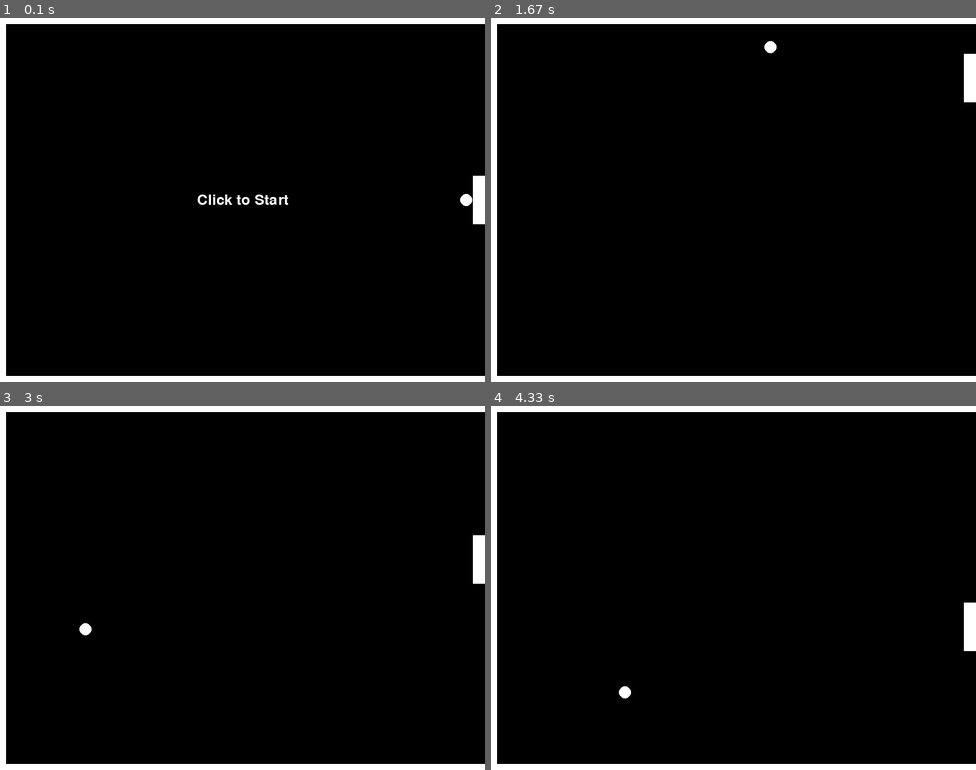
Above: before the commit, frames 1-4 (two rows, left to right).
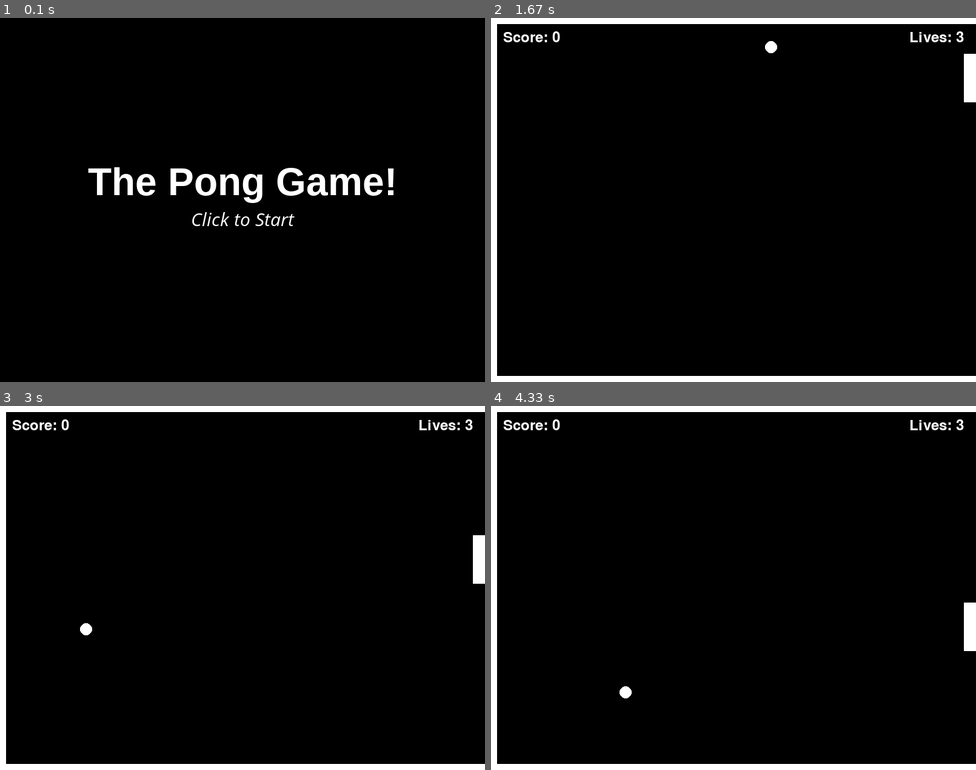
Above: after the commit, the same moments.

Repository: mgmytrasiewicz/pygame-pong-v2
Game: pygame game, started from main.py
Two runs of this game, one before a commit and one after it. Both use one fixed random seed, a clock stepped at 60 frames per second and the inputs below.
Inputs (mouse positions are in pixels of both pictures, inside the frame that each line leads up to):
- Up to frame 1 (0.1 s): no input
- Up to frame 2 (1.67 s): click (733, 200) at 0.38 s; click (617, 203) at 0.72 s; click (806, 72) at 1.05 s; click (743, 76) at 1.38 s
- Up to frame 3 (3 s): click (247, 624) at 1.72 s; click (368, 646) at 2.05 s; click (368, 555) at 2.38 s; click (417, 558) at 2.72 s
- Up to frame 4 (4.33 s): click (903, 660) at 3.05 s; click (752, 573) at 3.38 s; click (626, 522) at 3.72 s; click (864, 628) at 4.05 s

The runs differ from the first frame. In frame 1, 7.4% of the frame differs, in the area x 0-100%, y 0-100%; in frame 2, 0.3%; in frame 3, 0.3%; in frame 4, 0.3%.

Commit message:
feature/score-and-lives-added

Diff:
--- a/config.py
+++ b/config.py
@@ -1,17 +1,17 @@
-# Screen
+# ==== SCREEN SETTINGS ====
 SCREEN_WIDTH, SCREEN_HEIGHT = 800, 600
 BORDER = 10
 FPS = 60
 
-# Colors
+# ==== COLORS ====
 WHITE = (255, 255, 255)
 BLACK = (0, 0, 0)
 
-# Ball
+# ==== BALL SETTINGS ====
 BALL_RADIUS = 10
 BALL_SPEED_X = 4
 BALL_SPEED_Y = 4
 BALL_OFFSET = 1  # Distance from paddle when stationary
 
-# Paddle
+# ==== PADDLE SETTINGS ====
 PADDLE_WIDTH, PADDLE_HEIGHT = 20, 80
--- a/core/ball.py
+++ b/core/ball.py
@@ -1,9 +1,13 @@
 import pygame
-from config import BALL_RADIUS, BALL_OFFSET, SCREEN_WIDTH, SCREEN_HEIGHT, BORDER, PADDLE_HEIGHT
-from core import paddle
+import config
 
 # Ball class definition
 class Ball:
+    """
+    Represents the ball in the Pong game.
+    Manages position, movement, collision logic with paddle/walls,
+    and plays corresponding sound effects.
+    """
 
     def __init__(self, x, y, vx, vy, surface):
         self.x = x
@@ -18,17 +22,17 @@
         self.sound_miss = pygame.mixer.Sound("assets/sounds/game-over.wav")
 
     def draw(self, color):
-        pygame.draw.circle(self.surface, color, (self.x, self.y), BALL_RADIUS)
+        pygame.draw.circle(self.surface, color, (self.x, self.y), config.BALL_RADIUS)
 
     @property
     def rect(self):
-        return pygame.Rect(self.x - BALL_RADIUS, self.y - BALL_RADIUS, BALL_RADIUS * 2, BALL_RADIUS * 2)
+        return pygame.Rect(self.x - config.BALL_RADIUS, self.y - config.BALL_RADIUS, config.BALL_RADIUS * 2, config.BALL_RADIUS * 2)
 
     def reset(self, paddle):
         # Reset ball to front of paddle and stop movement.
         self.moving = False
-        self.y = paddle.y + PADDLE_HEIGHT // 2
-        self.x = paddle.x - BALL_RADIUS - BALL_OFFSET
+        self.y = paddle.y + config.PADDLE_HEIGHT // 2
+        self.x = paddle.x - config.BALL_RADIUS - config.BALL_OFFSET
 
     def update(self, paddle):
         if not self.moving:
@@ -36,24 +40,36 @@
             self.reset(paddle)
             return
 
-        if self.x > SCREEN_WIDTH:
-            self.reset(paddle)
-            self.sound_miss.play()
-            return
-
+        # Calculate new position
         newx = self.x + self.vx
         newy = self.y + self.vy
 
+        # Construct future rect for accurate collision detection
+        future_rect = pygame.Rect(
+            newx - config.BALL_RADIUS,
+            newy - config.BALL_RADIUS,
+            config.BALL_RADIUS * 2,
+            config.BALL_RADIUS * 2
+        )
+
+        # Check for collision with the paddle
+        if future_rect.colliderect(paddle.rect):
+            self.vx = -self.vx  # Bounce off the paddle
+            self.sound_paddle.play()
+            return "BOUNCE"
+
         # Check for collisions with the walls
-        if newx - BALL_RADIUS < BORDER:
+        elif newx - config.BALL_RADIUS < config.BORDER:
             self.vx = -self.vx
             self.sound_wall.play()
-        elif newy - BALL_RADIUS < BORDER or newy + BALL_RADIUS > SCREEN_HEIGHT - BORDER:
+        elif newy - config.BALL_RADIUS < config.BORDER or newy + config.BALL_RADIUS > config.SCREEN_HEIGHT - config.BORDER:
             self.vy = -self.vy
             self.sound_wall.play()
-        elif self.rect.colliderect(paddle.rect):
-            self.vx = -self.vx  # Bounce off the paddle
-            self.sound_paddle.play()
+
+        elif self.x - config.BALL_RADIUS > config.SCREEN_WIDTH:
+            self.reset(paddle)
+            self.sound_miss.play()
+            return "MISS"
 
         self.x += self.vx
         self.y += self.vy
--- a/core/game.py
+++ b/core/game.py
@@ -1,43 +1,119 @@
 import pygame
-from config import SCREEN_WIDTH, SCREEN_HEIGHT, BORDER, BALL_SPEED_X, BALL_SPEED_Y, BALL_RADIUS, PADDLE_WIDTH, PADDLE_HEIGHT, WHITE, BLACK
+import config
 from core.ball import Ball
 from core.paddle import Paddle
 
 # Game class definition
 class Game:
+    """
+    Main controller for the Pong game. Handles game states (welcome, playing),
+    input events, object updates, rendering, score, and lives.
+    """
 
     def __init__(self, surface):
         self.surface = surface
-        self.ball = Ball(SCREEN_WIDTH - BALL_RADIUS - PADDLE_WIDTH, SCREEN_HEIGHT // 2, -BALL_SPEED_X, -BALL_SPEED_Y, surface)
-        self.paddle = Paddle(SCREEN_HEIGHT // 2 - PADDLE_HEIGHT // 2, surface)
+        self.ball = Ball(config.SCREEN_WIDTH - config.BALL_RADIUS - config.PADDLE_WIDTH, config.SCREEN_HEIGHT // 2, -config.BALL_SPEED_X, -config.BALL_SPEED_Y, surface)
+        self.paddle = Paddle(config.SCREEN_HEIGHT // 2 - config.PADDLE_HEIGHT // 2, surface)
+        self.font = pygame.font.SysFont(None, 36)
+        self.state = "WELCOME"  # <- Start at welcome screen
+        self.score = 0
+        self.lives = 3
 
     def _draw_borders(self):
-        pygame.draw.rect(self.surface, WHITE, pygame.Rect(0, 0, SCREEN_WIDTH, BORDER))  # Top border
-        pygame.draw.rect(self.surface, WHITE, pygame.Rect(0, SCREEN_HEIGHT - BORDER, SCREEN_WIDTH, BORDER))  # Bottom border
-        pygame.draw.rect(self.surface, WHITE, pygame.Rect(0, 0, BORDER, SCREEN_HEIGHT))  # Left border
+        pygame.draw.rect(self.surface, config.WHITE, pygame.Rect(0, 0, config.SCREEN_WIDTH, config.BORDER))  # Top border
+        pygame.draw.rect(self.surface, config.WHITE, pygame.Rect(0, config.SCREEN_HEIGHT - config.BORDER, config.SCREEN_WIDTH, config.BORDER))  # Bottom border
+        pygame.draw.rect(self.surface, config.WHITE, pygame.Rect(0, 0, config.BORDER, config.SCREEN_HEIGHT))  # Left border
 
     def update(self):
-        self.ball.update(self.paddle)
+        if self.state == "WELCOME":
+            return  # No updates in welcome state
         self.paddle.update()
+        # Capture ball return value (did bounce? or missed?)
+        result = self.ball.update(self.paddle)
+
+        if result == "BOUNCE":
+            self.score += 1
+
+        elif result == "MISS":
+            self.lives -= 1
+            if self.lives <= 0:
+                self.state = "GAME_OVER"
+            else:
+                self.ball.reset(self.paddle)
+
+
+    def reset_game(self):
+        self.score = 0
+        self.lives = 3
+        self.ball.reset(self.paddle)
 
     def render(self):
         # Fill screen with black
-        self.surface.fill(BLACK)
+        self.surface.fill(config.BLACK)
 
-        # Draw borders
-        self._draw_borders()
+        if self.state == "WELCOME":
+            self._render_welcome()
+            return
 
-        # Draw paddle and ball
-        self.paddle.draw(WHITE)
-        self.ball.draw(WHITE)
+        elif self.state == "GAME_OVER":
+            self._render_game_over()
 
-        if not self.ball.moving:
-            font = pygame.font.SysFont(None, 36)
-            text = font.render("Click to Start", True, WHITE)
-            rect = text.get_rect(center=(SCREEN_WIDTH//2, SCREEN_HEIGHT//2))
+        elif self.state == "PLAYING":
+            # Game state rendering
+            # Draw borders
+            self._draw_borders()
+            # Draw paddle and ball
+            self.paddle.draw(config.WHITE)
+            self.ball.draw(config.WHITE)
+            self._render_hud()
+
+        if not self.ball.moving and self.state != "GAME_OVER":
+            text = self.font.render("Click to Start", True, config.WHITE)
+            rect = text.get_rect(center=(config.SCREEN_WIDTH//2, config.SCREEN_HEIGHT//2))
             self.surface.blit(text, rect)
-
 
     def handle_event(self, event):
         if event.type == pygame.MOUSEBUTTONDOWN:
-            self.ball.moving = True # Start the ball movement on mouse click
+            if self.state == "WELCOME":
+                self.state = "PLAYING"
+                self.ball.moving = True
+            elif self.state == "PLAYING":
+                self.ball.moving = True
+            elif self.state == "GAME_OVER":
+                self.reset_game()
+                self.state = "WELCOME"
+
+    def _render_welcome(self):
+        # Larger font for the title
+        title_font = pygame.font.SysFont('Arial', 64, bold=True)
+        # Smaller font for instructions
+        instruction_font = pygame.font.SysFont('Comic Sans MS', 32, italic=True)
+
+        title = title_font.render("The Pong Game!", True, config.WHITE)
+        instruction = instruction_font.render("Click to Start", True, config.WHITE)
+
+        title_rect = title.get_rect(center=(config.SCREEN_WIDTH//2, config.SCREEN_HEIGHT//2 - 30))
+        instruction_rect = instruction.get_rect(center=(config.SCREEN_WIDTH//2, config.SCREEN_HEIGHT//2 + 30))
+
+        self.surface.blit(title, title_rect)
+        self.surface.blit(instruction, instruction_rect)
+
+    def _render_game_over(self):
+        game_over_text = self.font.render("Game Over", True, config.WHITE)
+        score_text = self.font.render(f"Final Score: {self.score}", True, config.WHITE)
+        restart_text = self.font.render("Click to Restart", True, config.WHITE)
+
+        game_over_rect = game_over_text.get_rect(center=(config.SCREEN_WIDTH // 2, config.SCREEN_HEIGHT // 2 - 40))
+        score_rect = score_text.get_rect(center=(config.SCREEN_WIDTH // 2, config.SCREEN_HEIGHT // 2))
+        restart_rect = restart_text.get_rect(center=(config.SCREEN_WIDTH // 2, config.SCREEN_HEIGHT // 2 + 40))
+
+        self.surface.blit(game_over_text, game_over_rect)
+        self.surface.blit(score_text, score_rect)
+        self.surface.blit(restart_text, restart_rect)
+
+    def _render_hud(self):
+        score_text = self.font.render(f"Score: {self.score}", True, config.WHITE)
+        lives_text = self.font.render(f"Lives: {self.lives}", True, config.WHITE)
+
+        self.surface.blit(score_text, (config.BORDER + 10, config.BORDER + 10))
+        self.surface.blit(lives_text, (config.SCREEN_WIDTH - lives_text.get_width() - config.BORDER - 10, config.BORDER + 10))
--- a/core/paddle.py
+++ b/core/paddle.py
@@ -1,23 +1,28 @@
 import pygame
-from config import WHITE, BLACK, BORDER, SCREEN_WIDTH, SCREEN_HEIGHT, PADDLE_HEIGHT, PADDLE_WIDTH
+import config
 
 # Paddle class definition
 class Paddle:
+    """
+    Represents the player's paddle. Follows the vertical position of the mouse,
+    and prevents movement beyond screen borders.
+    """
 
     def __init__(self, y, surface):
-        self.x = SCREEN_WIDTH - PADDLE_WIDTH
+        self.x = config.SCREEN_WIDTH - config.PADDLE_WIDTH
         self.y = y
         self.surface = surface
 
     @property
     def rect(self):
-        return pygame.Rect(self.x, self.y, PADDLE_WIDTH, PADDLE_HEIGHT)
+        return pygame.Rect(self.x, self.y, config.PADDLE_WIDTH, config.PADDLE_HEIGHT)
 
     def draw(self, color):
-        pygame.draw.rect(self.surface, color, (self.x, self.y, PADDLE_WIDTH, PADDLE_HEIGHT))
+        pygame.draw.rect(self.surface, color, (self.x, self.y, config.PADDLE_WIDTH, config.PADDLE_HEIGHT))
 
     def update(self):
-        newy = pygame.mouse.get_pos()[1] - PADDLE_HEIGHT // 2
+        mouse_y = pygame.mouse.get_pos()[1]
+        newy = mouse_y - config.PADDLE_HEIGHT // 2
 
-        if newy >= BORDER and newy + PADDLE_HEIGHT <= SCREEN_HEIGHT - BORDER:
-            self.y = pygame.mouse.get_pos()[1] - PADDLE_HEIGHT // 2
+        if newy >= config.BORDER and newy + config.PADDLE_HEIGHT <= config.SCREEN_HEIGHT - config.BORDER:
+            self.y = newy
--- a/main.py
+++ b/main.py
@@ -1,5 +1,5 @@
 import pygame
-from config import SCREEN_WIDTH, SCREEN_HEIGHT, FPS
+import config
 from core.game import Game
 
 # Main function to run the game
@@ -9,7 +9,7 @@
     pygame.init()
 
     # Configuration parameters
-    screen = pygame.display.set_mode((SCREEN_WIDTH, SCREEN_HEIGHT))
+    screen = pygame.display.set_mode((config.SCREEN_WIDTH, config.SCREEN_HEIGHT))
     pygame.display.set_caption("The Pong Game")
 
     clock = pygame.time.Clock()
@@ -26,7 +26,7 @@
         game.update()
         game.render()
         pygame.display.flip()
-        clock.tick(FPS)  # Limit to 60 FPS
+        clock.tick(config.FPS)  # Limit to 60 FPS
 
     pygame.quit()
 
